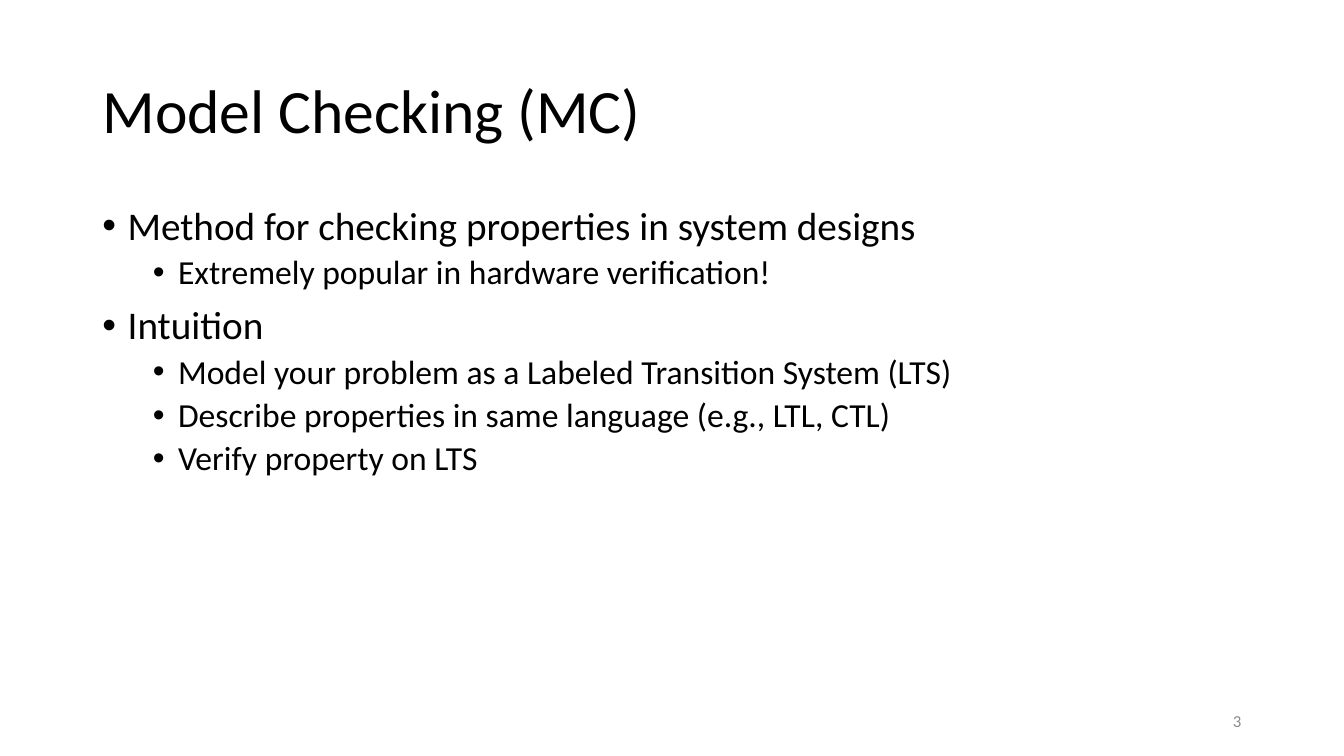
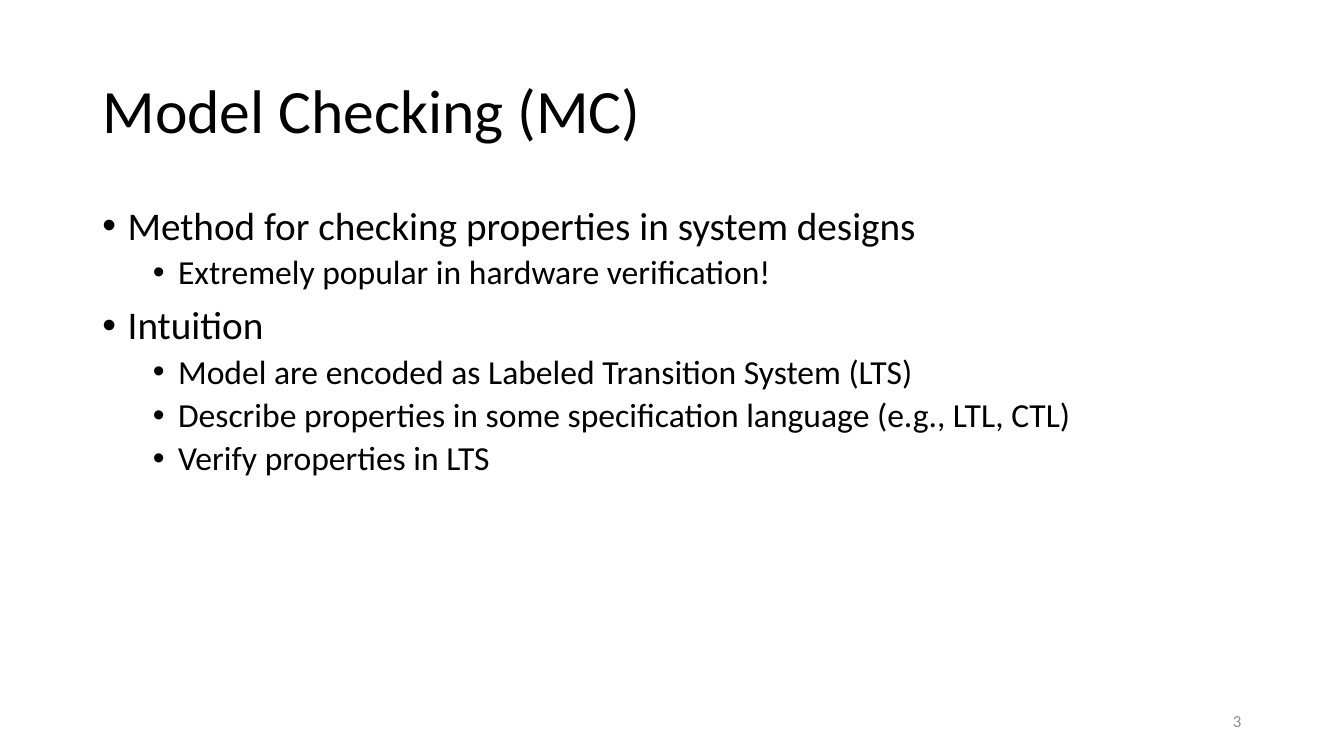
Before and after one commit to damorim/model-checking-tutorial, a slide deck: slide 3 of program-model-checking.pptx. Drawn at 1344x756 pixels with LibreOffice and Linux fonts; fonts in the diff are those of the drawing. Boxes give left, top, right and bottom in pixels: in the first picture for what was removed or moved away, otherwise in the second. Text is boxed around its words. In the diff, an @@ line names an element or a change of style, - is before the commit and + after.

```diff
--- a/program-model-checking.pptx
+++ b/program-model-checking.pptx
@@ text at (178,359,1070,476): text changed @@
-  • Model your problem as a Labeled Transition System (LTS)
-  • Describe properties in same language (e.g., LTL, CTL)
-  • Verify property on LTS
+  • Model are encoded as Labeled Transition System (LTS)
+  • Describe properties in some specification language (e.g., LTL, CTL)
+  • Verify properties in LTS
```
Also in this commit, not shown: 7 other slides changed, 2 slides added.
